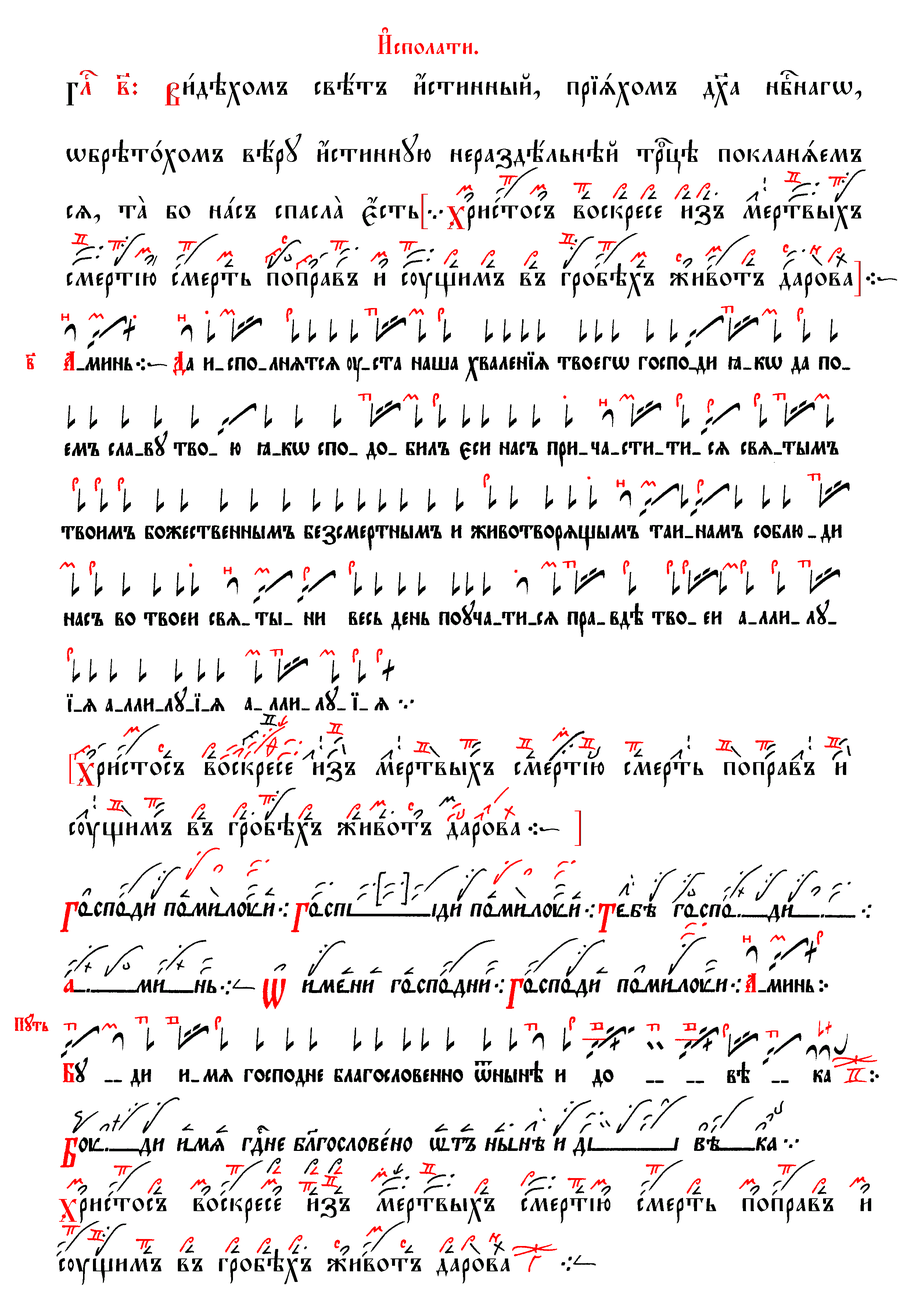
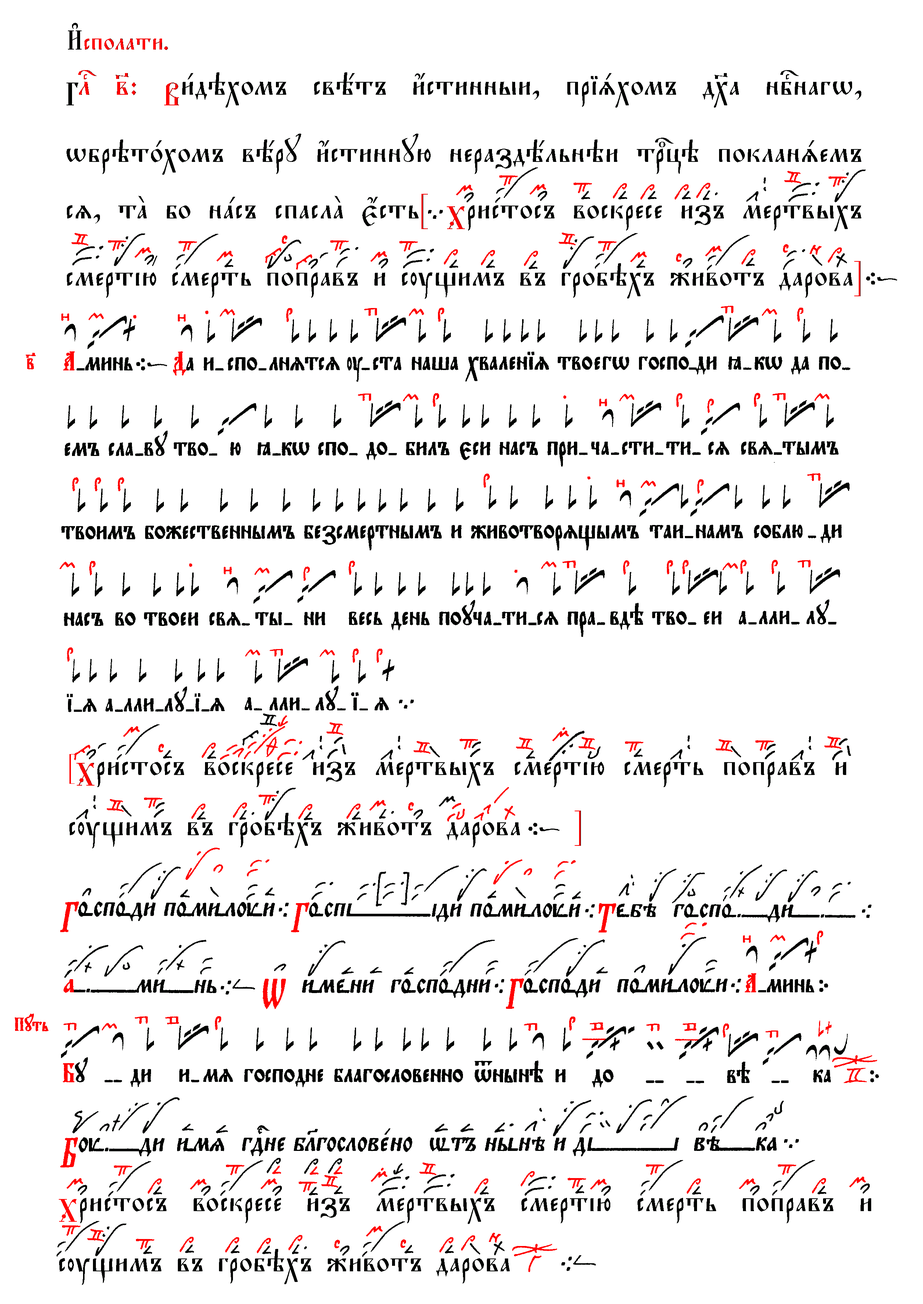
Layered file, before and after one edit (923 × 1304). Changes by layer:
painted on "И#сполати." over box(67, 22, 478, 55)
painted on "Глc в7: Ви1дэхомъ свётъ и4стин..." over box(78, 70, 818, 298)
